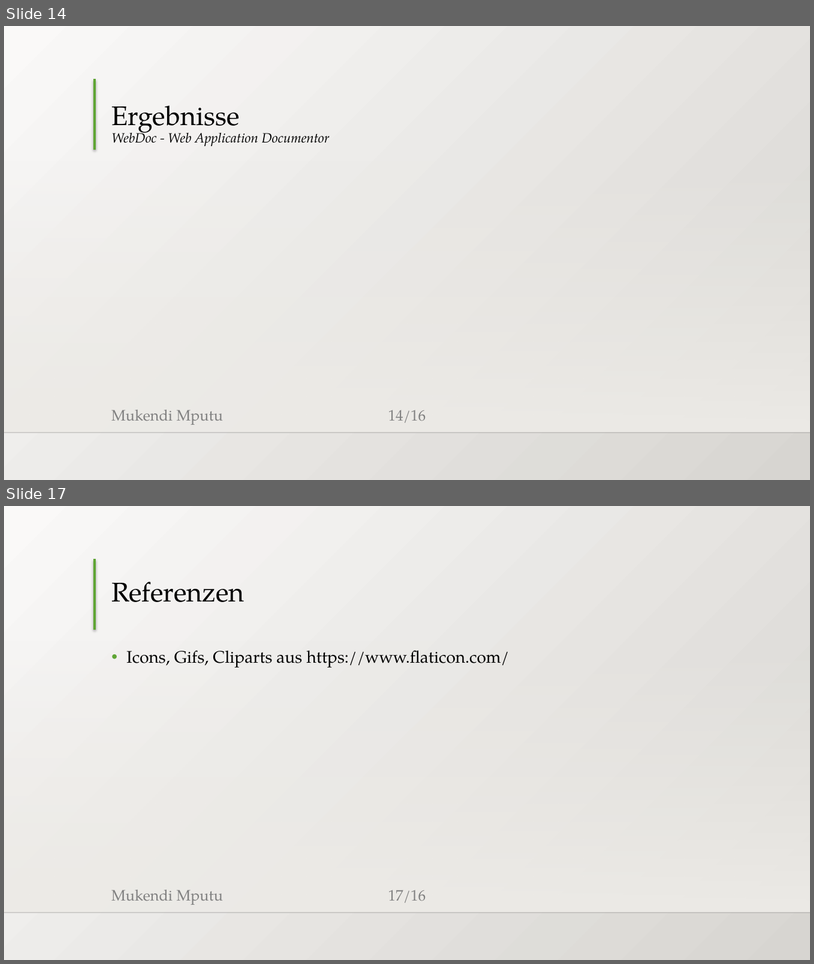
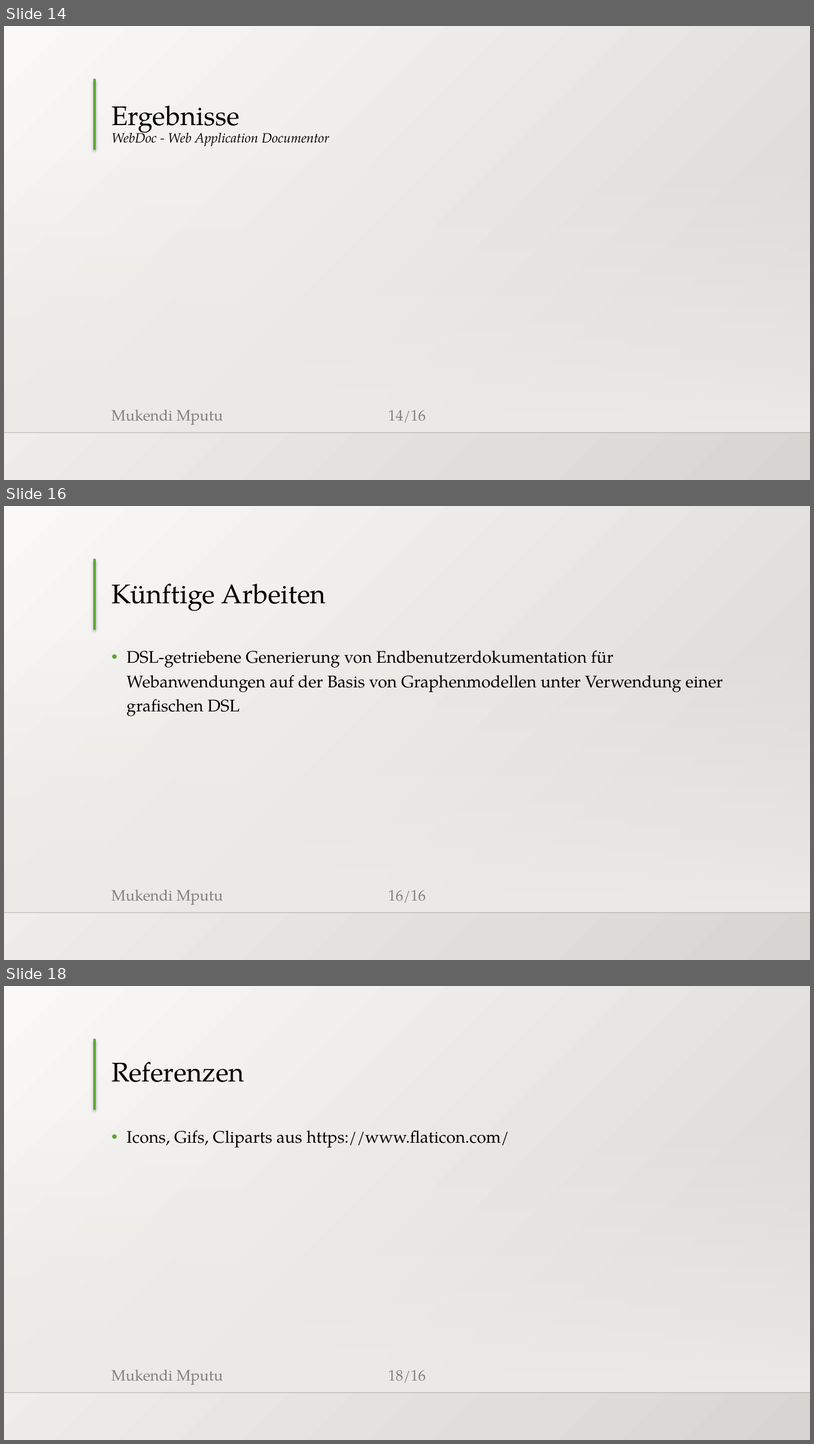
Before and after one commit to MukendiMputu/BachelorThesis, a slide deck: Abschlussvortrag.pptx. Shown one above the other, each under a label of ours: slides 14 and 17 before the commit, slides 14, 16 and 18 after it; the slides between them are not shown. The pictures are 814x964 and 814x1444 pixels, drawn with LibreOffice and Linux fonts; fonts in the diff are those of the drawing; background and template pictures are left out. Boxes give left, top, right and bottom in pixels: in the first picture for what was removed or moved away, otherwise in the second. Text is boxed around its words. In the diff, an @@ line names an element or a change of style, - is before the commit and + after.

```diff
--- a/Abschlussvortrag.pptx
+++ b/Abschlussvortrag.pptx
@@ slide 16 added at [4, 506, 810, 960], background gradient #FAFAF9 to #D7D5D2; not listed: 5 template elements that a slide beside it also shows @@
@@ title added at [111, 583, 326, 611], 32 pt, text #000000 @@
+Künftige Arbeiten
@@ text added at [126, 650, 723, 716], 20 pt, text #000000 @@
+• DSL-getriebene Generierung von Endbenutzerdokumentation für Webanwendungen auf der Basis von Graphenmodellen unter Verwendung einer grafischen DSL
@@ what was slide 17 is now slide 18 @@
@@ page number at [389, 1369, 426, 1383]: text changed @@
-17/16
+18/16
```
Also in this commit, not shown: 8 slides changed, 1 other slide added, 1 slide removed.
